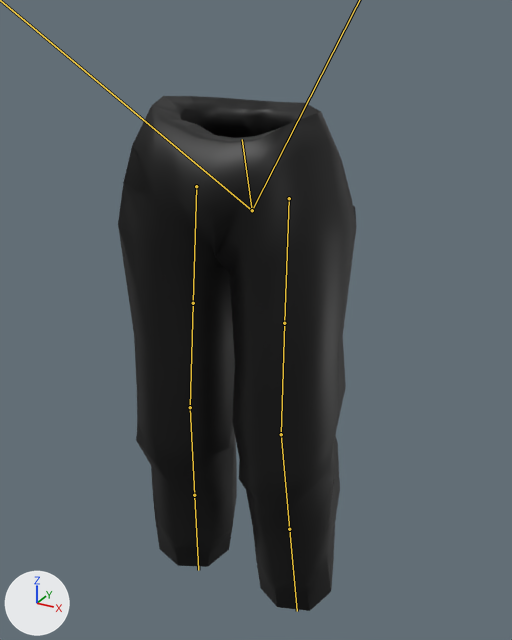
What one commit did to the glTF model project--farmer/model/clothe/LongPants.glb.
Before and after are seen from a 50 mm camera at (0.529, -0.906, 1.13) aimed at (0.0, 0.056, 0.649). Lighting does not change. The marker at lower left points along +X, +Y and +Z. The first picture is the older version. The bones that change, and the others that lie on the model, are drawn over the model as lines.

The first picture shows 'LongPants'.
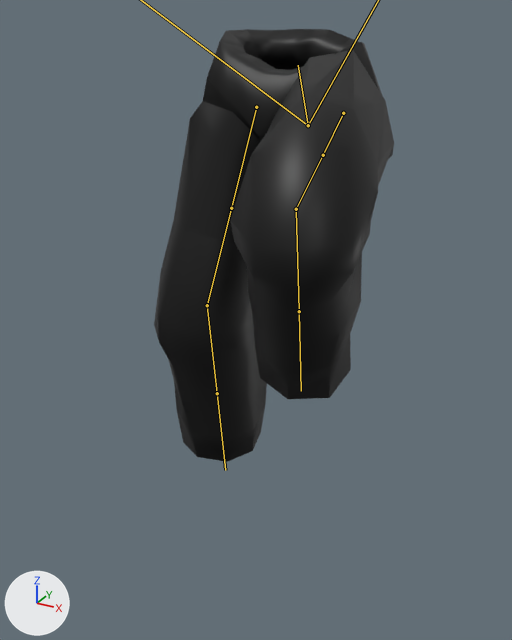
The newer file adds an action. The first version stands in its rest pose; the second is drawn at frame 9 of the action 'Human_Cycling'.

Edits to the scene script, one JSON object a line:
```json
{"block": "bone_def_spine", "where": "bone_def_spine = bpy.data.objects['rig'].pose.bones['DEF-spine']"}
{"op": "set", "path": "bone_def_spine.location", "old": "(0.0, 0.0, 0.0)", "new": "(0.0, 0.05, -0.22)"}
{"op": "set", "path": "bone_def_spine.rotation_quaternion", "old": "(1.0, 0.0, 0.0, 0.0)", "new": "(0.997, 0.08, 0.0, 0.0)", "note": "degrees (0, 0, 0) -> degrees (9, 0, 0)"}
{"op": "set", "path": "bone_def_spine.scale", "old": "(1.0, 1.0, 1.0)", "new": "(1.03, 0.94, 1.03)"}
{"block": "bone_def_pelvis_l", "where": "bone_def_pelvis_l = bpy.data.objects['rig'].pose.bones['DEF-pelvis.L']"}
{"op": "set", "path": "bone_def_pelvis_l.location", "old": "(0.0, 0.0, 0.0)", "new": "(-0.201, -0.03, 0.097)"}
{"op": "set", "path": "bone_def_pelvis_l.rotation_quaternion", "old": "(1.0, 0.0, 0.0, 0.0)", "new": "(0.997, -0.034, 0.044, -0.057)", "note": "degrees (0, 0, 0) -> degrees (-4, 5, -7)"}
{"block": "bone_def_pelvis_r", "where": "bone_def_pelvis_r = bpy.data.objects['rig'].pose.bones['DEF-pelvis.R']"}
{"op": "set", "path": "bone_def_pelvis_r.location", "old": "(0.0, 0.0, 0.0)", "new": "(0.201, -0.03, 0.097)"}
{"op": "set", "path": "bone_def_pelvis_r.rotation_quaternion", "old": "(1.0, 0.0, 0.0, 0.0)", "new": "(0.997, -0.034, -0.044, 0.057)", "note": "degrees (0, 0, 0) -> degrees (-4, -5, 7)"}
{"block": "bone_def_thigh_l", "where": "bone_def_thigh_l = bpy.data.objects['rig'].pose.bones['DEF-thigh.L']"}
{"op": "set", "path": "bone_def_thigh_l.location", "old": "(0.0, 0.0, 0.0)", "new": "(-0.032, -0.114, 0.183)"}
{"op": "set", "path": "bone_def_thigh_l.rotation_quaternion", "old": "(1.0, 0.0, 0.0, 0.0)", "new": "(0.807, -0.539, 0.012, -0.242)", "note": "degrees (0, 0, 0) -> degrees (-64, -14, -25)"}
{"op": "set", "path": "bone_def_thigh_l.scale", "old": "(1.0, 1.0, 1.0)", "new": "(1.07, 0.88, 1.07)"}
{"block": "bone_def_thigh_l_001", "where": "bone_def_thigh_l_001 = bpy.data.objects['rig'].pose.bones['DEF-thigh.L.001']  # child of 'DEF-thigh.L'"}
{"op": "set", "path": "bone_def_thigh_l_001.rotation_quaternion", "old": "(1.0, 0.0, 0.0, 0.0)", "new": "(0.996, 0.0, -0.093, 0.0)", "note": "degrees (0, 0, 0) -> degrees (0, -11, 0)"}
{"block": "bone_def_shin_l", "where": "bone_def_shin_l = bpy.data.objects['rig'].pose.bones['DEF-shin.L']  # child of 'DEF-thigh.L.001'"}
{"op": "set", "path": "bone_def_shin_l.rotation_quaternion", "old": "(1.0, 0.0, 0.0, 0.0)", "new": "(0.694, 0.705, -0.086, 0.119)", "note": "degrees (0, 0, 0) -> degrees (90, -17, 3)"}
{"op": "set", "path": "bone_def_shin_l.scale", "old": "(1.0, 1.0, 1.0)", "new": "(1.0, 0.83, 1.2)"}
{"block": "bone_def_shin_l_001", "where": "bone_def_shin_l_001 = bpy.data.objects['rig'].pose.bones['DEF-shin.L.001']  # child of 'DEF-shin.L'"}
{"op": "set", "path": "bone_def_shin_l_001.rotation_quaternion", "old": "(1.0, 0.0, 0.0, 0.0)", "new": "(0.993, 0.0, 0.114, 0.0)", "note": "degrees (0, 0, 0) -> degrees (0, 13, 0)"}
{"block": "bone_def_thigh_r", "where": "bone_def_thigh_r = bpy.data.objects['rig'].pose.bones['DEF-thigh.R']"}
{"op": "set", "path": "bone_def_thigh_r.location", "old": "(0.0, 0.0, 0.0)", "new": "(0.032, -0.114, 0.183)"}
{"op": "set", "path": "bone_def_thigh_r.rotation_quaternion", "old": "(1.0, 0.0, 0.0, 0.0)", "new": "(0.99, -0.129, -0.005, 0.061)", "note": "degrees (0, 0, 0) -> degrees (-15, 0, 7)"}
{"op": "set", "path": "bone_def_thigh_r.scale", "old": "(1.0, 1.0, 1.0)", "new": "(1.04, 0.92, 1.04)"}
{"block": "bone_def_thigh_r_001", "where": "bone_def_thigh_r_001 = bpy.data.objects['rig'].pose.bones['DEF-thigh.R.001']  # child of 'DEF-thigh.R'"}
{"op": "set", "path": "bone_def_thigh_r_001.rotation_quaternion", "old": "(1.0, 0.0, 0.0, 0.0)", "new": "(0.994, 0.0, 0.108, 0.0)", "note": "degrees (0, 0, 0) -> degrees (0, 12, 0)"}
{"block": "bone_def_shin_r", "where": "bone_def_shin_r = bpy.data.objects['rig'].pose.bones['DEF-shin.R']  # child of 'DEF-thigh.R.001'"}
{"op": "set", "path": "bone_def_shin_r.rotation_quaternion", "old": "(1.0, 0.0, 0.0, 0.0)", "new": "(0.986, 0.127, 0.105, -0.031)", "note": "degrees (0, 0, 0) -> degrees (14, 12, -2)"}
{"op": "set", "path": "bone_def_shin_r.scale", "old": "(1.0, 1.0, 1.0)", "new": "(1.0, 0.98, 1.02)"}
{"block": "bone_def_shin_r_001", "where": "bone_def_shin_r_001 = bpy.data.objects['rig'].pose.bones['DEF-shin.R.001']  # child of 'DEF-shin.R'"}
{"op": "set", "path": "bone_def_shin_r_001.rotation_quaternion", "old": "(1.0, 0.0, 0.0, 0.0)", "new": "(0.994, 0.0, -0.107, 0.0)", "note": "degrees (0, 0, 0) -> degrees (0, -12, 0)"}
```

Location of each change, [x1, y1, x2, y2] in pixels of the pictures (512 x 640 px):
```json
{"object": "LongPants", "change": "posed", "before": [118, 96, 356, 611], "after": [154, 29, 394, 462], "on screen": "16% shorter"}
{"bone": "DEF-spine", "before": "(252, 210) to (242, 139)", "after": "(308, 125) to (298, 65)"}
{"bone": "DEF-thigh.L", "before": "(289, 198) to (284, 323)", "after": "(343, 113) to (323, 155)"}
{"bone": "DEF-thigh.L.001", "before": "(284, 323) to (281, 434)", "after": "(323, 155) to (296, 209)"}
{"bone": "DEF-shin.L", "before": "(281, 434) to (289, 529)", "after": "(296, 209) to (299, 311)"}
{"bone": "DEF-shin.L.001", "before": "(289, 529) to (297, 611)", "after": "(299, 311) to (301, 391)"}
{"bone": "DEF-thigh.R", "before": "(196, 186) to (193, 303)", "after": "(256, 107) to (231, 208)"}
{"bone": "DEF-thigh.R.001", "before": "(193, 303) to (190, 407)", "after": "(231, 208) to (207, 305)"}
{"bone": "DEF-shin.R", "before": "(190, 407) to (194, 495)", "after": "(207, 305) to (217, 393)"}
{"bone": "DEF-shin.R.001", "before": "(194, 495) to (198, 570)", "after": "(217, 393) to (225, 470)"}
```
